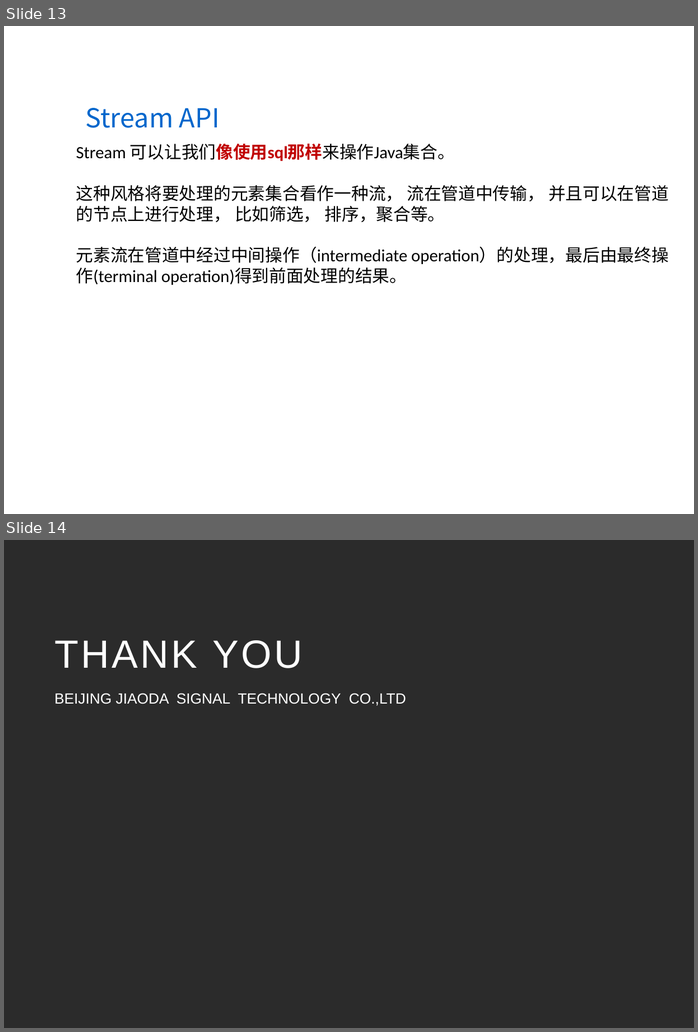
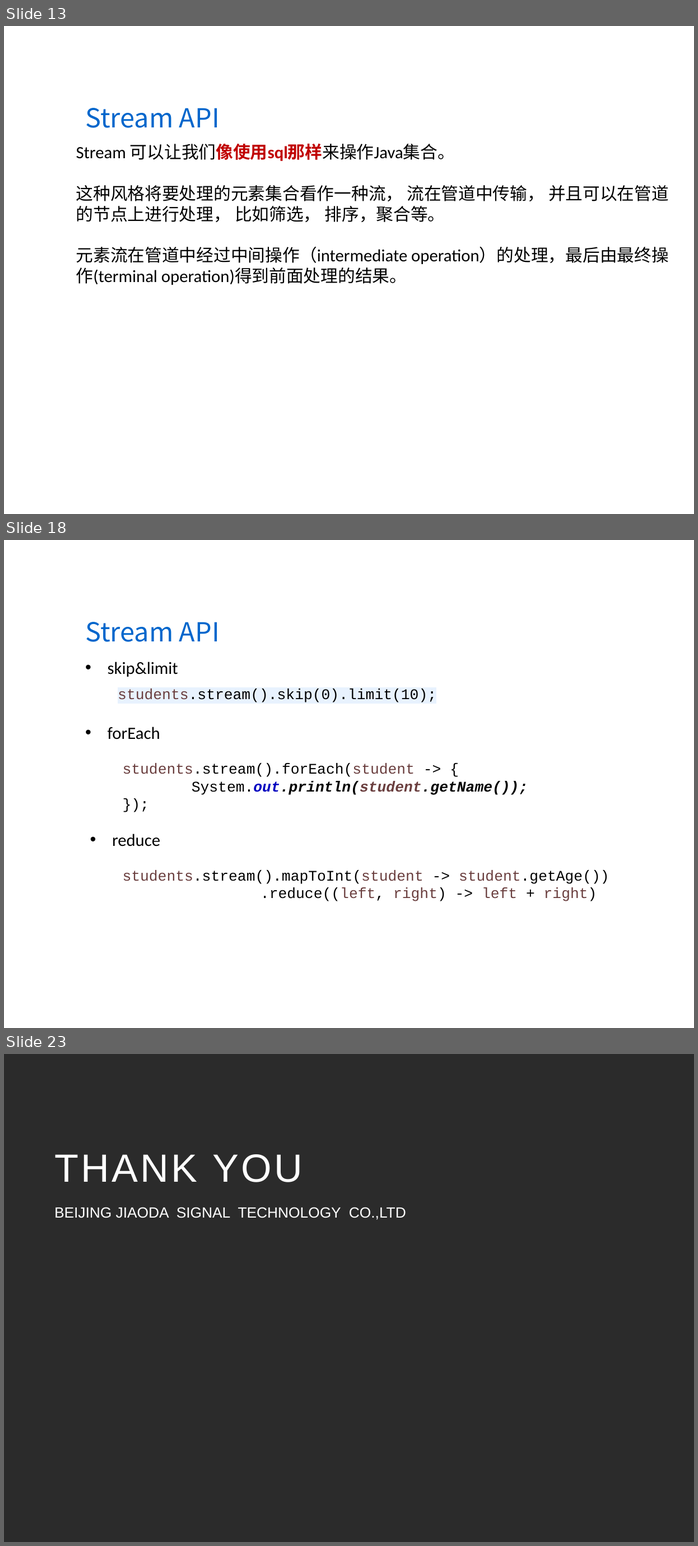
Before and after one commit to wanglei949758173/study, a slide deck: share/Java8(LambdaExpressions&StreamAPI).pptx. Shown one above the other, each under a label of ours: slides 13 and 14 before the commit, slides 13, 18 and 23 after it; the slides between them are not shown. The pictures are 698x1032 and 698x1546 pixels, drawn with LibreOffice and Linux fonts; fonts in the diff are those of the drawing; background and template pictures are left out; a plain dark background stands for a picture behind light text. Boxes give left, top, right and bottom in pixels: in the first picture for what was removed or moved away, otherwise in the second. Text is boxed around its words. In the diff, an @@ line names an element or a change of style, - is before the commit and + after.

```diff
--- a/share/Java8(LambdaExpressions&StreamAPI).pptx
+++ b/share/Java8(LambdaExpressions&StreamAPI).pptx
@@ slide 18 added at (4, 540, 694, 1028), background picture (left out) @@
@@ text added at (85, 622, 220, 642), 32 pt, text #0066CC @@
+Stream API
@@ text added at (108, 662, 178, 677), 21 pt, text #000000 @@
+• skip&limit
@@ text added at (118, 689, 436, 702), 18 pt, text #000000 @@
+students.stream().skip(0).limit(10);
@@ text added at (108, 726, 160, 739), 21 pt, text #000000 @@
+• forEach
@@ text added at (123, 763, 528, 795), 18 pt, text #000000 @@
+students.stream().forEach(student -> {
+System.out.println(student.getName());
+});
@@ text added at (112, 833, 160, 846), 21 pt, text #000000 @@
+• reduce
@@ text added at (123, 870, 609, 901), 18 pt, text #000000 @@
+students.stream().mapToInt(student -> student.getAge())
+.reduce((left, right) -> left + right)
@@ what was slide 14 is now slide 23 @@
```
Also in this commit, not shown: 2 slides changed, 8 other slides added, 12 other files.
